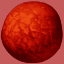
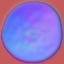
Layers edited between the first and the second 64×64 image:
added layer "normal-Kopie" above "normal" over box(0, 0, 64, 64)
